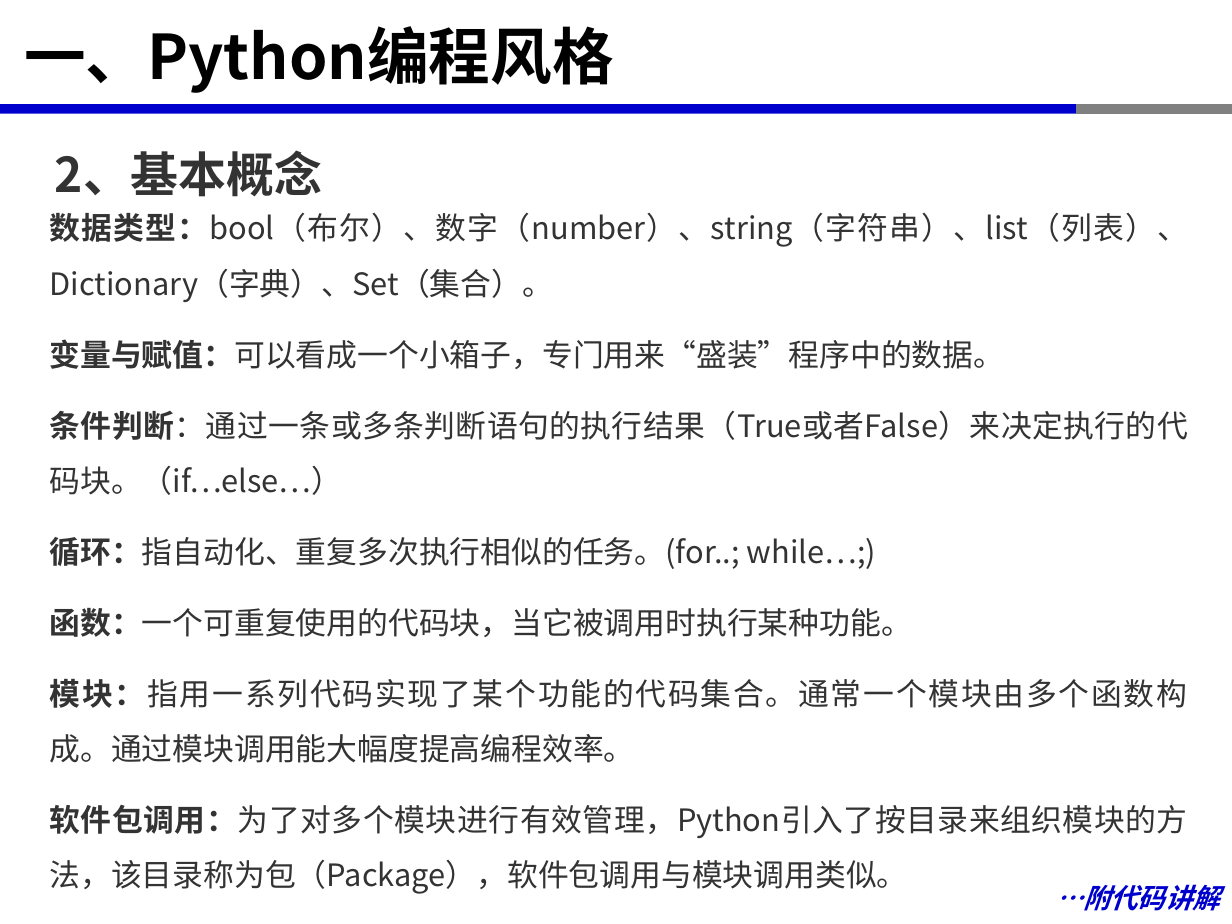
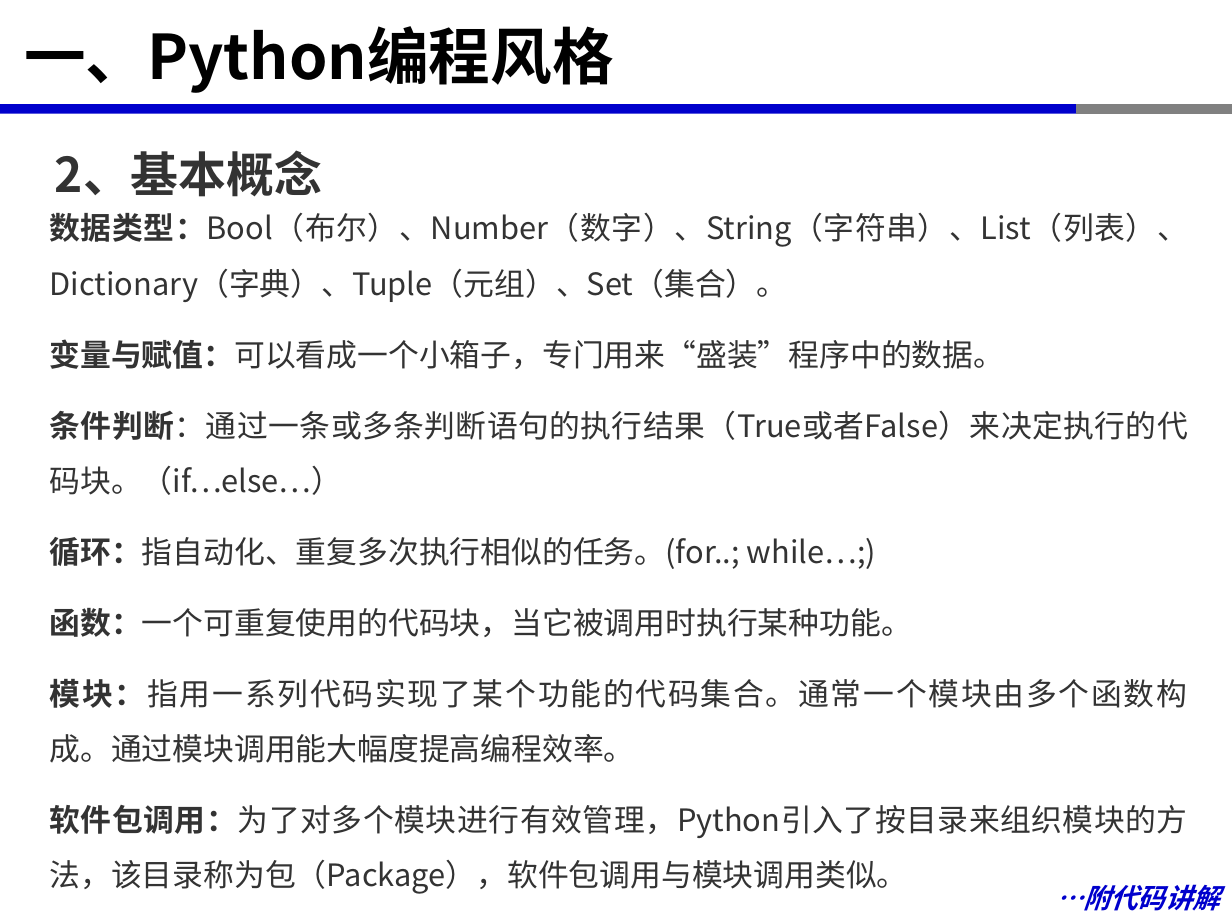
Before and after one commit to xinluo2018/open-source-gis-course, a slide deck: slide 5 of 第4章-矢量数据处理-8课时/第4章-矢量数据处理.pptx. Drawn at 1232x924 pixels with LibreOffice and Linux fonts; fonts in the diff are those of the drawing. Boxes give left, top, right and bottom in pixels: in the first picture for what was removed or moved away, otherwise in the second. Text is boxed around its words. In the diff, an @@ line names an element or a change of style, - is before the commit and + after.

```diff
--- a/第4章-矢量数据处理-8课时/第4章-矢量数据处理.pptx
+++ b/第4章-矢量数据处理-8课时/第4章-矢量数据处理.pptx
@@ text at (50,213,1188,302): text changed @@
-数据类型：bool（布尔）、数字（number）、string（字符串）、list（列表）、Dictionary（字典）、Set（集合）。
+数据类型：Bool（布尔）、Number（数字）、String（字符串）、List（列表）、Dictionary（字典）、Tuple（元组）、Set（集合）。
```
Also in this commit, not shown: 1 other file.
